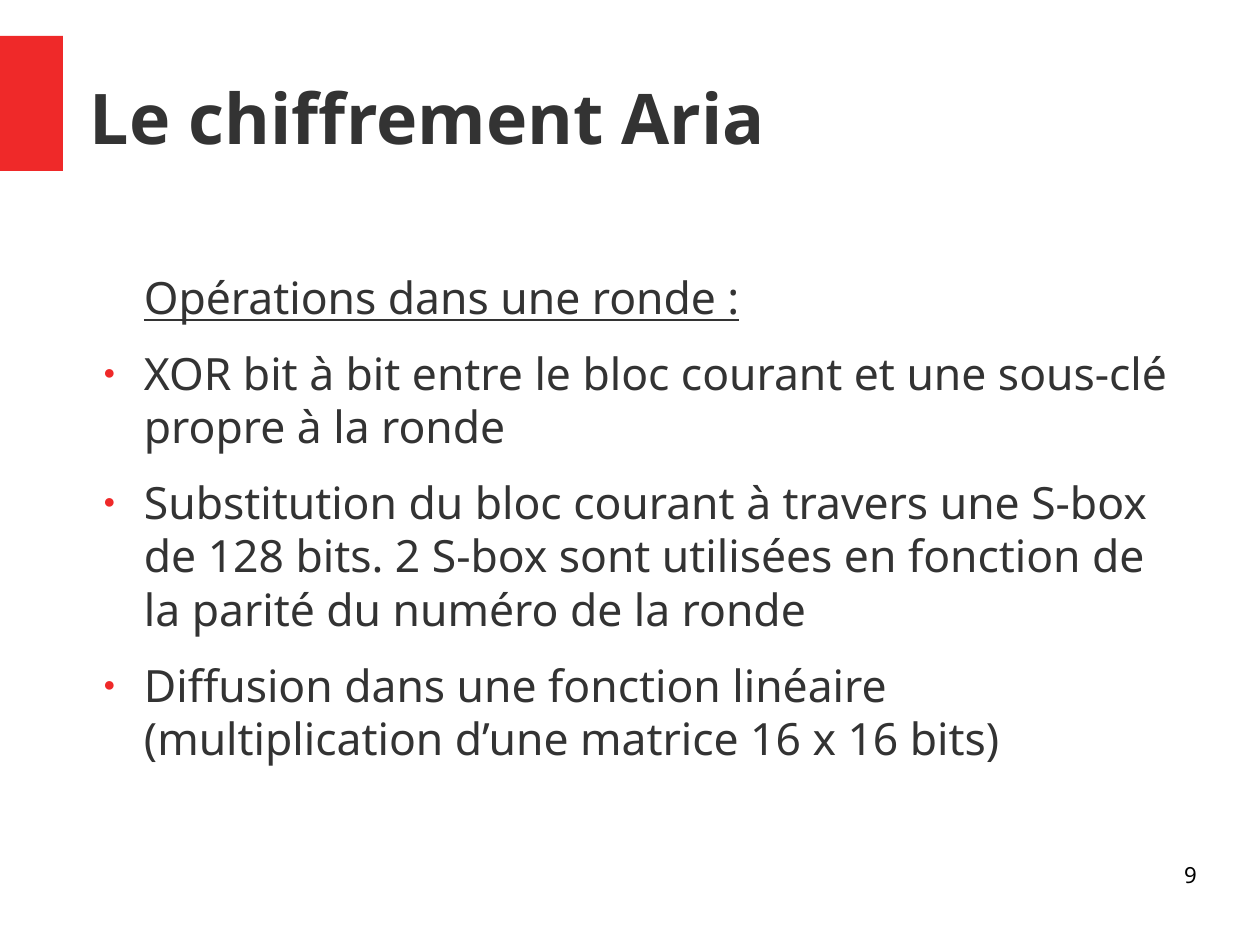
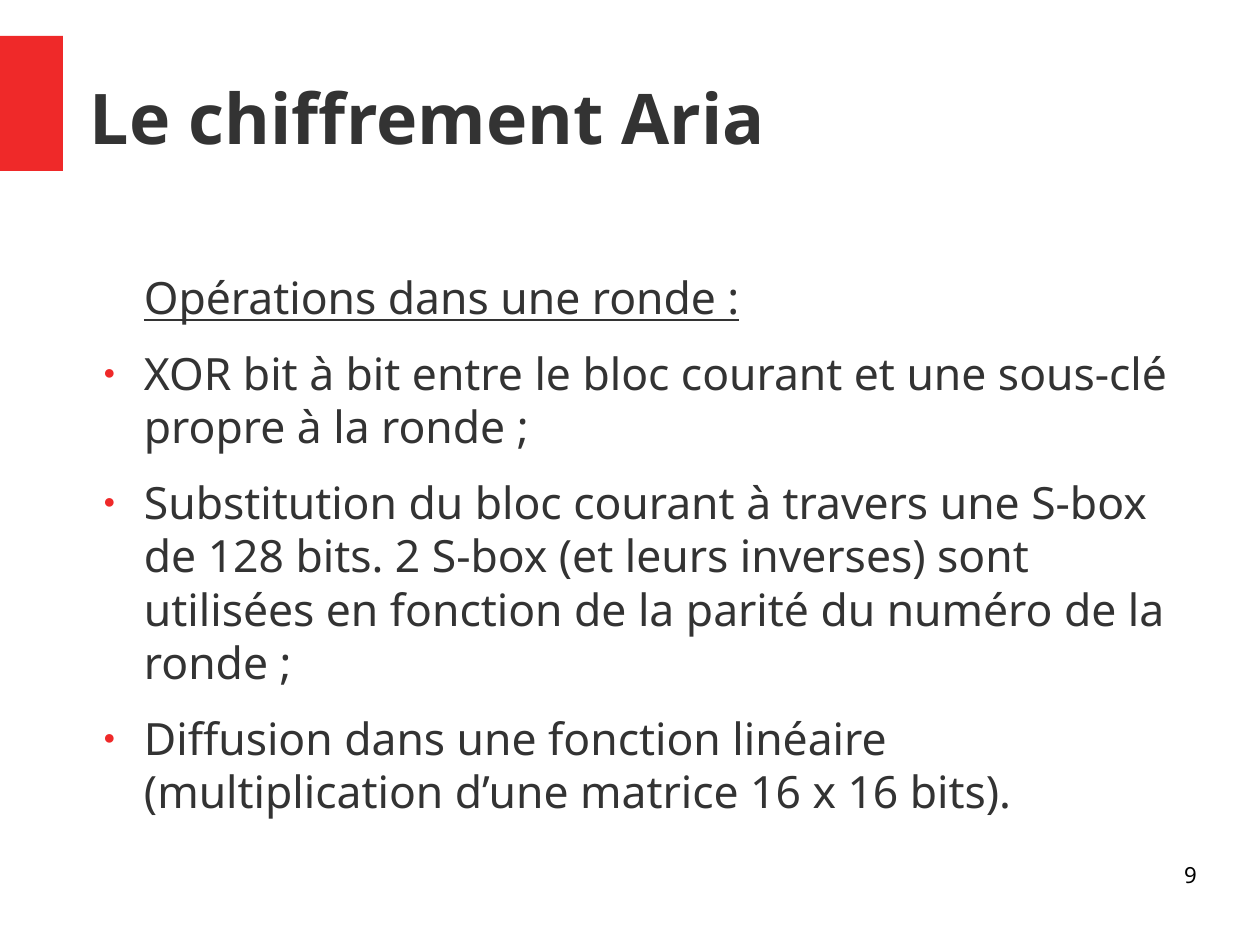
Before and after one commit to Allard-Chris/Aria, a slide deck: slide 9 of docs/[M2CSI]_ICP_Aria_Allard_Aulagnier.odp. Drawn at 1260x945 pixels with LibreOffice and Linux fonts; fonts in the diff are those of the drawing. Boxes give left, top, right and bottom in pixels: in the first picture for what was removed or moved away, otherwise in the second. Text is boxed around its words. In the diff, an @@ line names an element or a change of style, - is before the commit and + after.

```diff
--- a/docs/[M2CSI]_ICP_Aria_Allard_Aulagnier.odp
+++ b/docs/[M2CSI]_ICP_Aria_Allard_Aulagnier.odp
@@ text at (x1=144, y1=356, x2=1167, y2=819): text changed @@
-● XOR bit à bit entre le bloc courant et une sous-clé propre à la ronde
-● Substitution du bloc courant à travers une S-box de 128 bits. 2 S-box sont utilisées en fonction de la parité du numéro de la ronde
-● Diffusion dans une fonction linéaire (multiplication d’une matrice 16 x 16 bits)
+● XOR bit à bit entre le bloc courant et une sous-clé propre à la ronde ;
+● Substitution du bloc courant à travers une S-box de 128 bits. 2 S-box (et leurs inverses) sont utilisées en fonction de la parité du numéro de la ronde ;
+● Diffusion dans une fonction linéaire (multiplication d’une matrice 16 x 16 bits).
```
Also in this commit, not shown: 20 other slides changed, 2 slides added, 1 other file.
